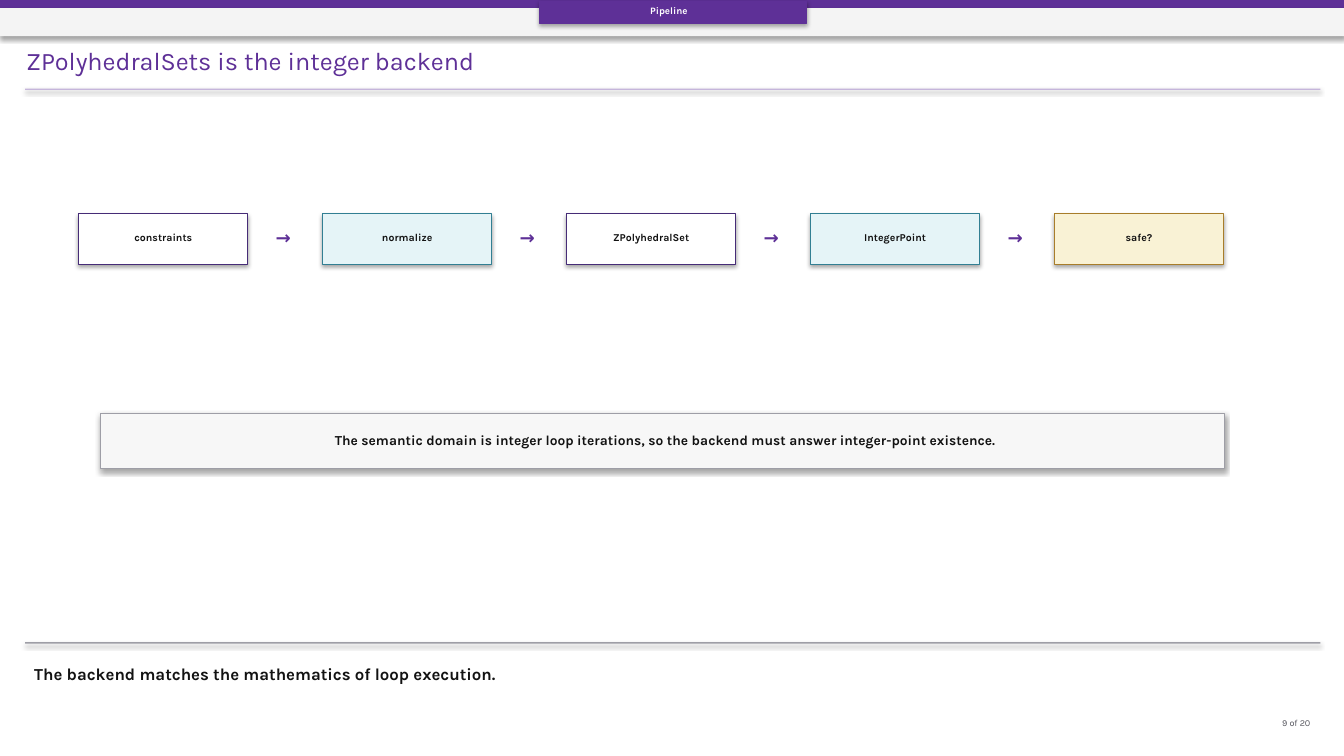
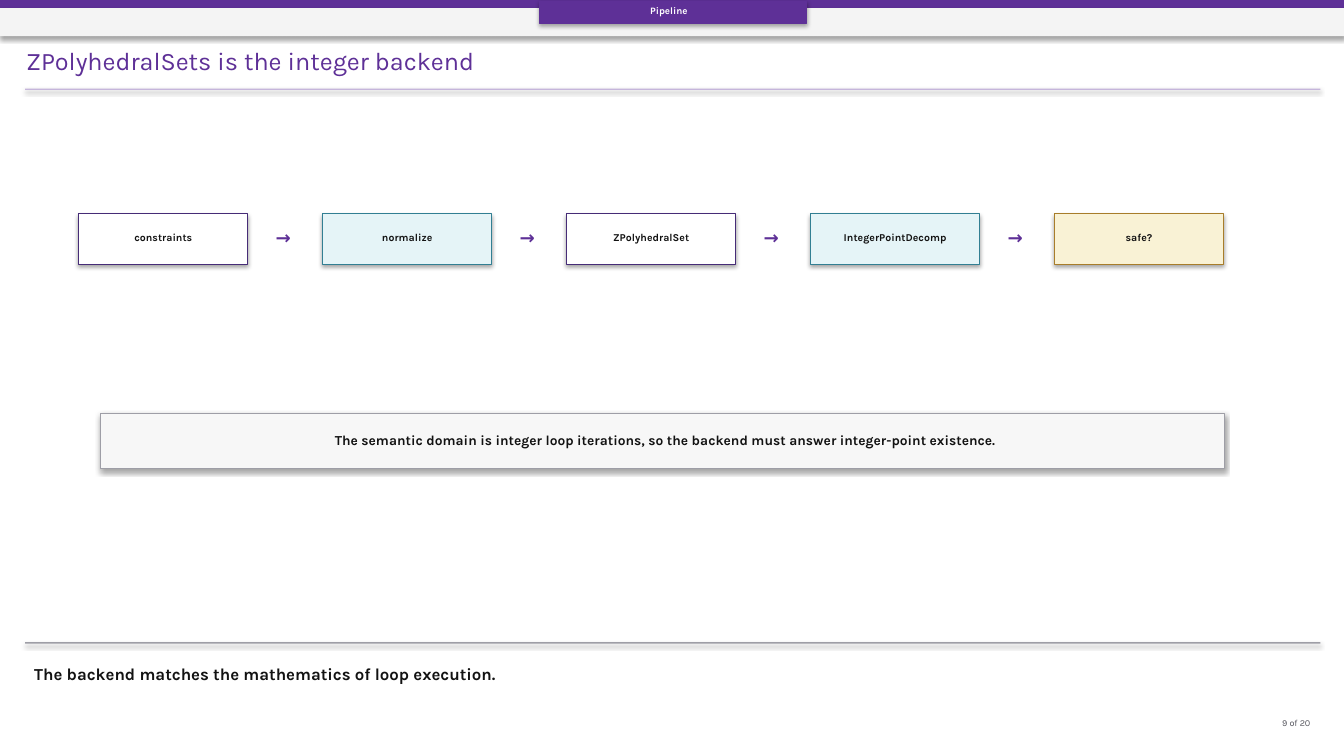
Before and after one commit to Hardik-S/april-peer-presentation, a slide deck: slide 9 of deck/April_peer_presentation.pptx. Drawn at 1344x756 pixels with LibreOffice and Linux fonts; fonts in the diff are those of the drawing. Boxes give left, top, right and bottom in pixels: in the first picture for what was removed or moved away, otherwise in the second. Text is boxed around its words. In the diff, an @@ line names an element or a change of style, - is before the commit and + after.

```diff
--- a/deck/April_peer_presentation.pptx
+++ b/deck/April_peer_presentation.pptx
@@ text at [844, 233, 947, 244]: text changed @@
-IntegerPoint
+IntegerPointDecomp
```
Also in this commit, not shown: 12 other slides changed, 18 other files.
